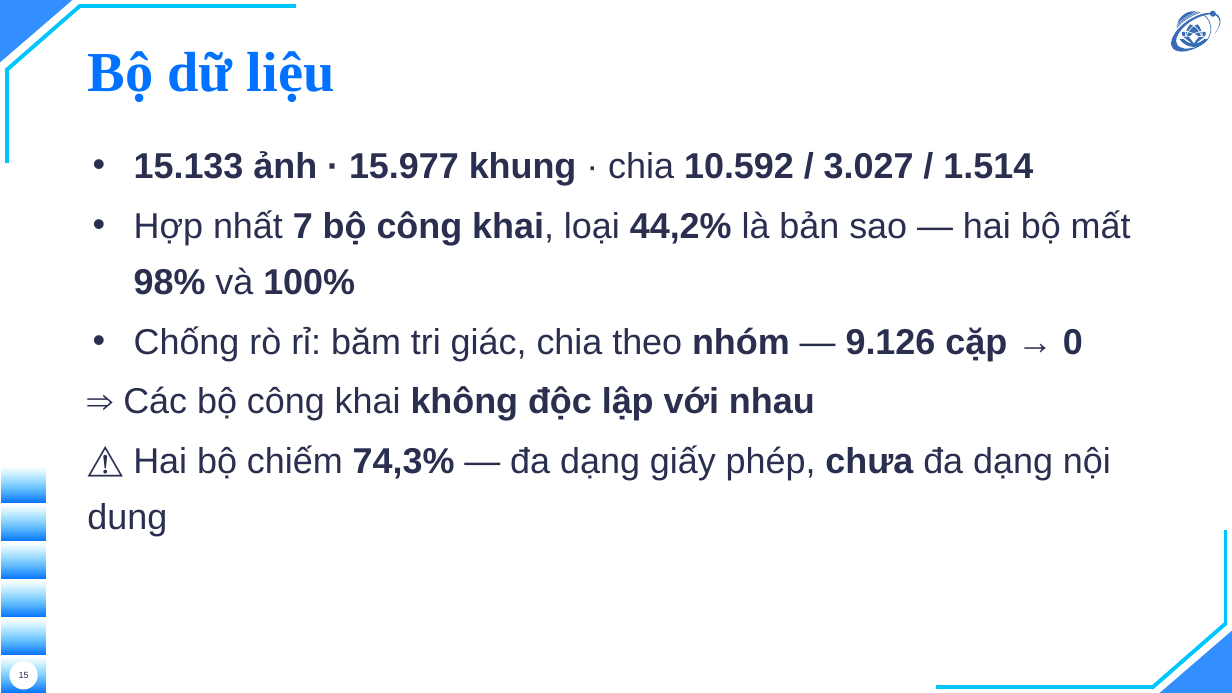
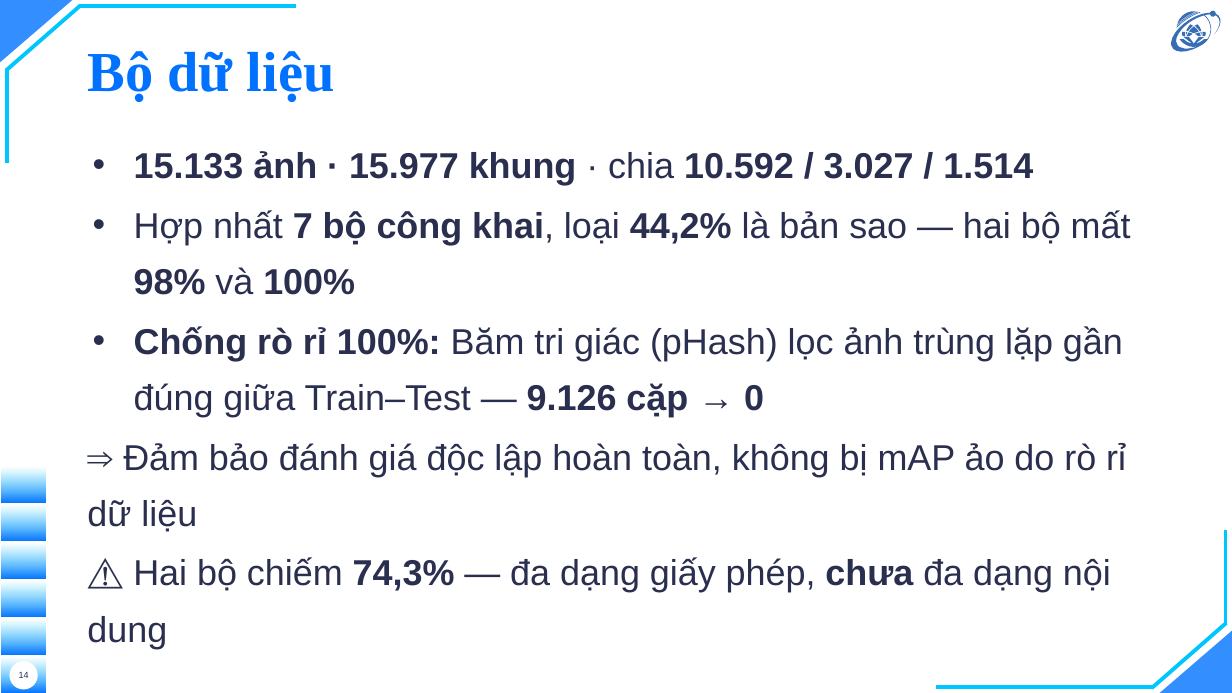
Before and after one commit to hieunguyen2604/alpr-do-an-mon-hoc, a slide deck: slide 14 of docs/slides/slides.pptx (slide 15 before the commit). Drawn at 1232x693 pixels with LibreOffice and Linux fonts; fonts in the diff are those of the drawing; background and template pictures are left out. Boxes give left, top, right and bottom in pixels: in the first picture for what was removed or moved away, otherwise in the second. Text is boxed around its words. In the diff, an @@ line names an element or a change of style, - is before the commit and + after.

```diff
--- a/docs/slides/slides.pptx
+++ b/docs/slides/slides.pptx
@@ text at box(87, 326, 1126, 532): text changed @@
-• Chống rò rỉ: băm tri giác, chia theo nhóm — 9.126 cặp → 0
-⇒ Các bộ công khai không độc lập với nhau
+• Chống rò rỉ 100%: Băm tri giác (pHash) lọc ảnh trùng lặp gần đúng giữa Train–Test — 9.126 cặp → 0
+⇒ Đảm bảo đánh giá độc lập hoàn toàn, không bị mAP ảo do rò rỉ dữ liệu
@@ page number at box(19, 672, 29, 678): text changed @@
-15
+14
```
Also in this commit, not shown: 6 other slides changed, 4 slides added, 1 slide removed, 5 other files.
